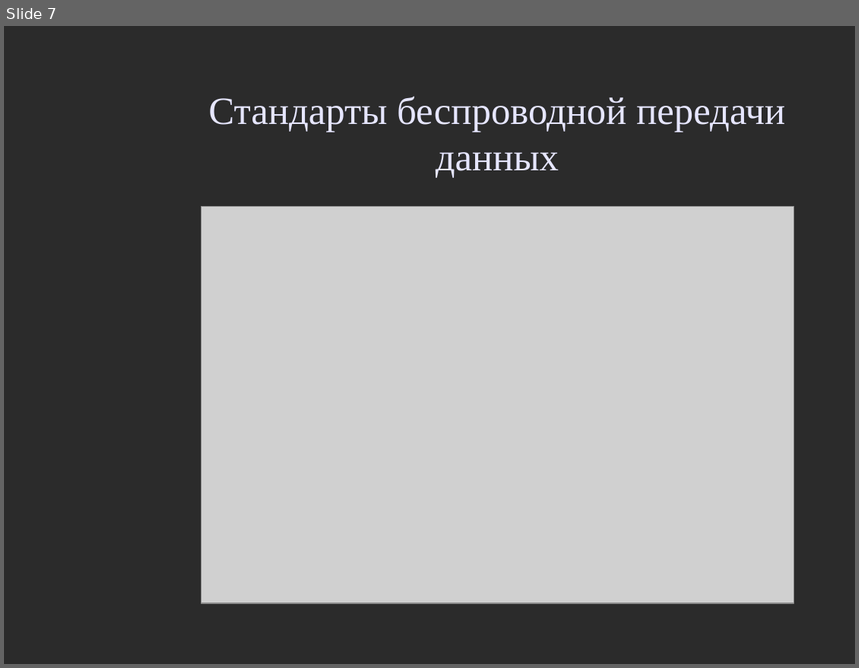
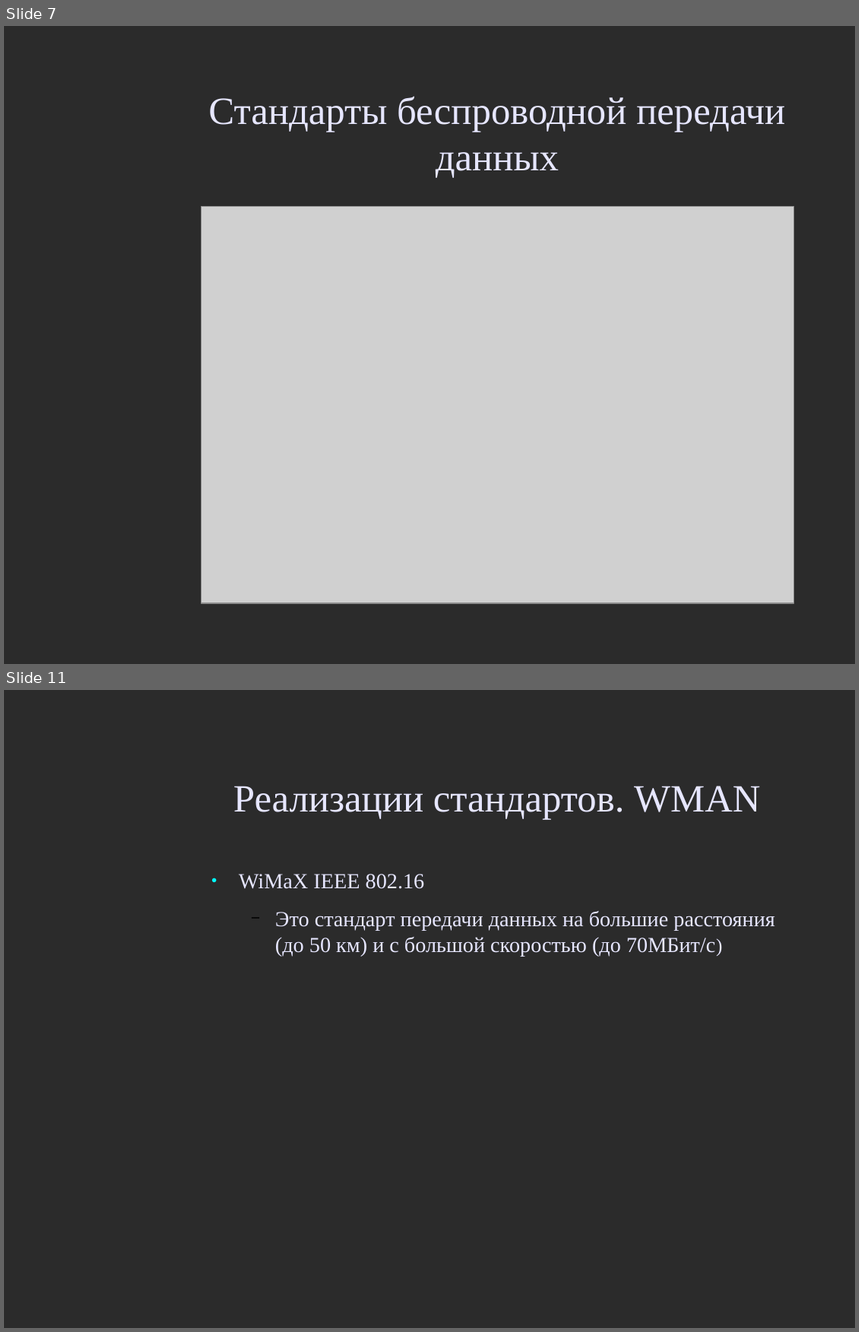
Before and after one commit to aeremenok/a-team-777, a slide deck: 10/smm/doc/eav_wireless.odp. Shown one above the other, each under a label of ours: slide 7 before the commit, slides 7 and 11 after it; the slides between them are not shown. The pictures are 859x668 and 859x1332 pixels, drawn with LibreOffice and Linux fonts; fonts in the diff are those of the drawing; grey boxes stand for pictures; background and template pictures are left out; a plain dark background stands for a picture behind light text. Boxes give left, top, right and bottom in pixels: in the first picture for what was removed or moved away, otherwise in the second. Text is boxed around its words. In the diff, an @@ line names an element or a change of style, - is before the commit and + after.

```diff
--- a/10/smm/doc/eav_wireless.odp
+++ b/10/smm/doc/eav_wireless.odp
@@ slide 11 added at (4, 690, 855, 1328), background picture (left out) @@
@@ title added at (234, 786, 760, 819), 36 pt, text #E6E6FF @@
+Реализации стандартов. WMAN
@@ text added at (239, 874, 775, 957), 20 pt, text #E6E6FF @@
+● WiMaX IEEE 802.16
+  − Это стандарт передачи данных на большие расстояния (до 50 км) и с большой скоростью (до 70МБит/с)
```
Also in this commit, not shown: 1 slide changed, 37 other slides added, 1 other file.
